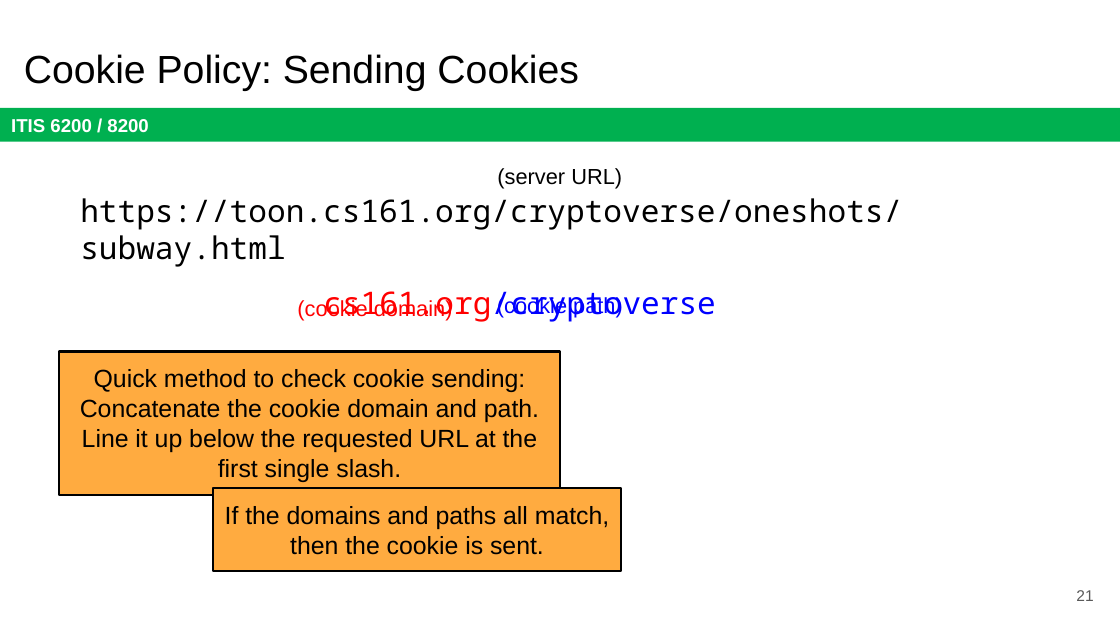
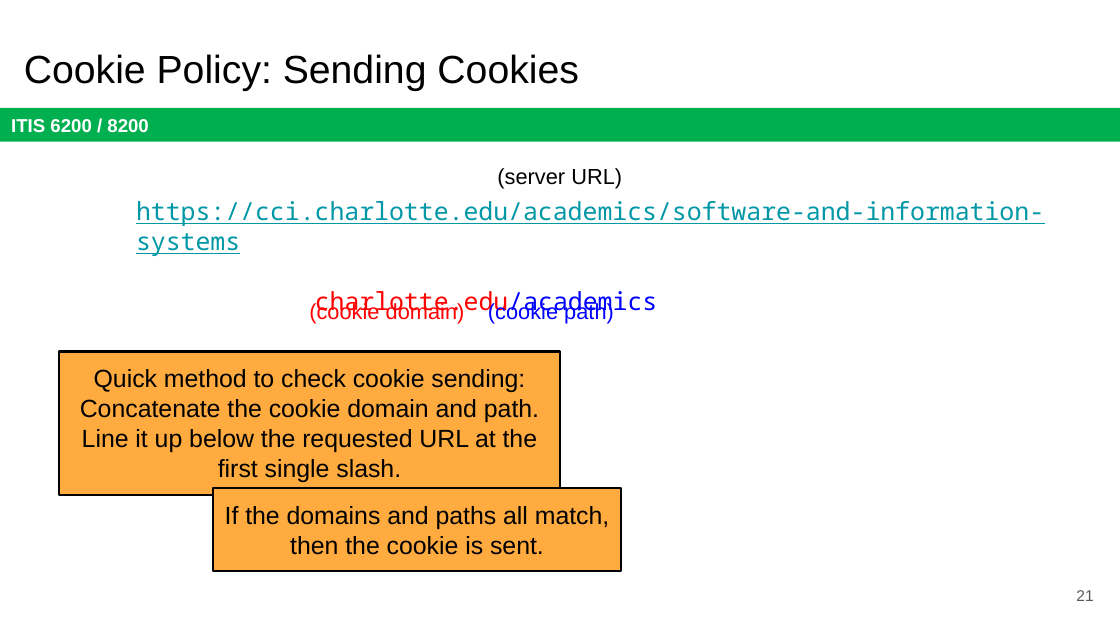
Before and after one commit to jx5c/github.io, a slide deck: slide 21 of teaching/ITIS6200/2023fa/lectures/lec11.pptx. Drawn at 1120x630 pixels with LibreOffice and Linux fonts; fonts in the diff are those of the drawing. Boxes give left, top, right and bottom in pixels: in the first picture for what was removed or moved away, otherwise in the second. Text is boxed around its words. In the diff, an @@ line names an element or a change of style, - is before the commit and + after.

```diff
--- a/teaching/ITIS6200/2023fa/lectures/lec11.pptx
+++ b/teaching/ITIS6200/2023fa/lectures/lec11.pptx
@@ text at bbox=[136, 201, 1044, 317]: text changed; size 20 to 16 pt; text colour #000000 to #0097A7 @@
-https://toon.cs161.org/cryptoverse/oneshots/subway.html
-cs161.org/cryptoverse
+https://cci.charlotte.edu/academics/software-and-information-systems
+charlotte.edu/academics
@@ text "(cookie domain)": place and size @@
-text "(cookie domain)" at bbox=[297, 298, 453, 320]
+text "(cookie domain)" at bbox=[309, 301, 465, 323]
@@ text "(cookie path)": place and size @@
-text "(cookie path)" at bbox=[497, 296, 623, 318]
+text "(cookie path)" at bbox=[488, 302, 614, 324]
```
Also in this commit, not shown: 1 other slide changed, 2 other files.
